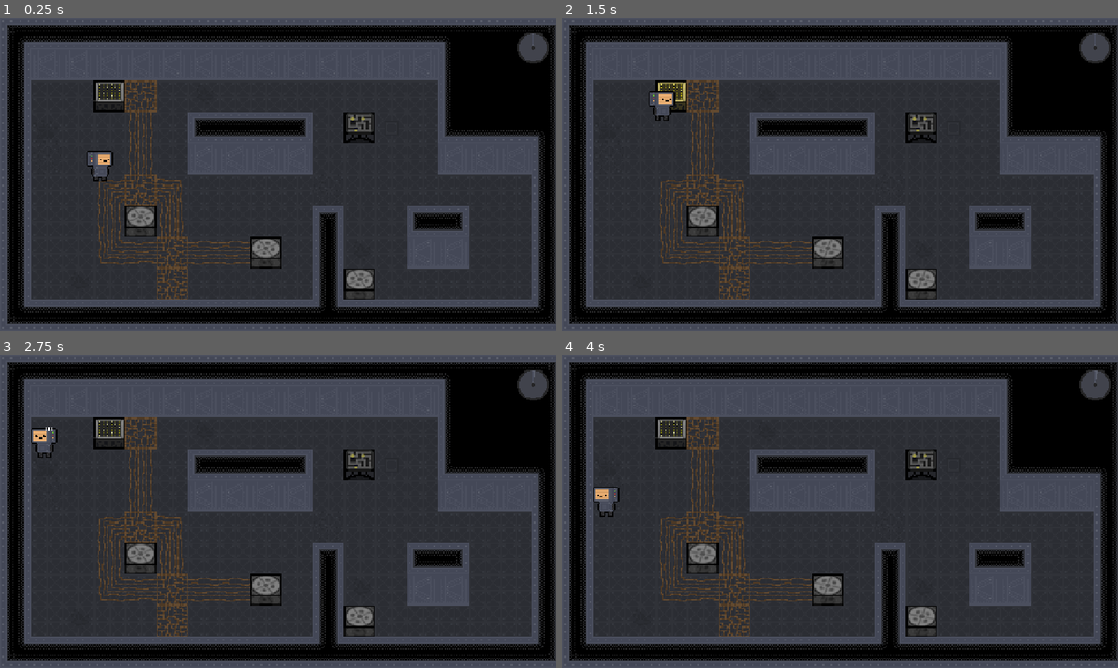
Above: before the commit, frames 1-4 (two rows, left to right).
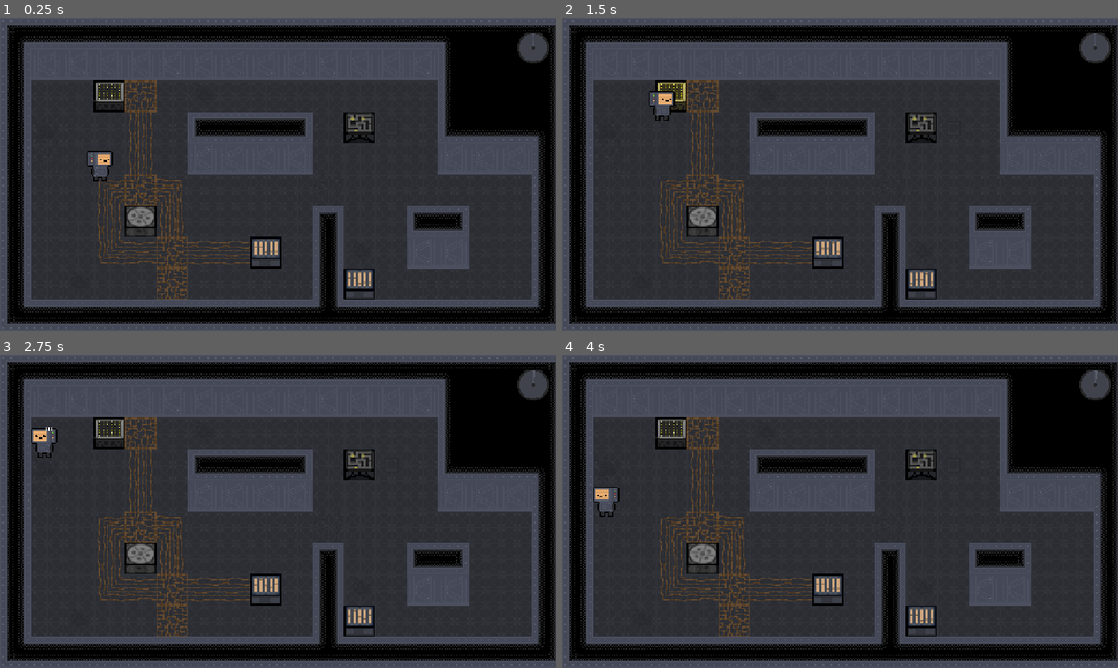
Above: after the commit, the same moments.

Repository: DuneRanger/MSI-GameJam
Game: Godot game, scene res://scenes/game/levels/level_1.tscn
Two runs of this game, one before a commit and one after it. Both use one fixed random seed, a clock stepped at 60 frames per second and the inputs below. This scene is started directly instead of the project's main scene.
Inputs (mouse positions are in pixels of both pictures, inside the frame that each line leads up to):
- Up to frame 1 (0.25 s): no input
- Up to frame 2 (1.5 s): move the mouse to (812, 237) at 0.52 s; hold W (move_up) from 0.53 s (still down); tap E (interact) at 0.6 s; move the mouse to (1006, 221) at 1.27 s; click (1006, 221) at 1.35 s
- Up to frame 3 (2.75 s): move the mouse to (111, 464) at 2.02 s; release W (move_up) at 2.03 s; hold A (move_left) from 2.03 s (still down); hold Shift (sprint) from 2.03 s (still down)
- Up to frame 4 (4 s): move the mouse to (867, 511) at 2.77 s; release Shift (sprint) at 2.78 s; tap R at 2.85 s; move the mouse to (756, 433) at 3.52 s; release A (move_left) at 3.53 s; hold S (move_down) from 3.53 s (still down); tap E (interact) at 3.6 s

The runs differ from the first frame. In frame 1, 0.5% of the frame differs, in the area x 45-68%, y 70-90%; in frame 2, 0.5%; in frame 3, 0.5%; in frame 4, 0.5%.

Commit message:
Add fishing machine spriteframes

Diff:
--- a/scenes/game/machines/machine_instances/fishing_machine.tscn
+++ b/scenes/game/machines/machine_instances/fishing_machine.tscn
@@ -2,7 +2,7 @@
 
 [ext_resource type="PackedScene" uid="uid://lvebmnvqwohx" path="res://scenes/game/machines/machine.tscn" id="1_wn05d"]
 [ext_resource type="PackedScene" uid="uid://c4t41snuefl6o" path="res://scenes/game/machines/minigames/epic_fishing.tscn" id="2_ukxlr"]
-[ext_resource type="SpriteFrames" uid="uid://dd8l58u2ae0i4" path="res://scenes/game/machines/machine_instances/steam_machine_spriteframes.tres" id="3_2qanh"]
+[ext_resource type="SpriteFrames" uid="uid://b7xt6sjso2uge" path="res://scenes/game/machines/machine_instances/fishing_machine_spriteframes.tres" id="3_2qanh"]
 
 [node name="FishingMachine" unique_id=964389702 instance=ExtResource("1_wn05d")]
 linked_minigame_scene = ExtResource("2_ukxlr")
--- /dev/null
+++ b/scenes/game/machines/machine_instances/fishing_machine_spriteframes.tres
@@ -0,0 +1,149 @@
+[gd_resource type="SpriteFrames" format=3 uid="uid://b7xt6sjso2uge"]
+
+[ext_resource type="Texture2D" uid="uid://bf5aeq81cttuu" path="res://assets/game/machines/fishing_machine_broken.png" id="1_3svt3"]
+[ext_resource type="Texture2D" uid="uid://bebpj7q4m1oj1" path="res://assets/game/machines/fishing_machine_overheated.png" id="2_3svt3"]
+[ext_resource type="Texture2D" uid="uid://dygjiv5eseluq" path="res://assets/game/machines/fishing_machine_running.png" id="3_3svt3"]
+
+[sub_resource type="AtlasTexture" id="AtlasTexture_s4dju"]
+atlas = ExtResource("1_3svt3")
+region = Rect2(0, 0, 24, 24)
+
+[sub_resource type="AtlasTexture" id="AtlasTexture_ppguf"]
+atlas = ExtResource("1_3svt3")
+region = Rect2(24, 0, 24, 24)
+
+[sub_resource type="AtlasTexture" id="AtlasTexture_14w8r"]
+atlas = ExtResource("1_3svt3")
+region = Rect2(48, 0, 24, 24)
+
+[sub_resource type="AtlasTexture" id="AtlasTexture_d3ogk"]
+atlas = ExtResource("1_3svt3")
+region = Rect2(72, 0, 24, 24)
+
+[sub_resource type="AtlasTexture" id="AtlasTexture_oq48x"]
+atlas = ExtResource("1_3svt3")
+region = Rect2(96, 0, 24, 24)
+
+[sub_resource type="AtlasTexture" id="AtlasTexture_tv8lh"]
+atlas = ExtResource("1_3svt3")
+region = Rect2(120, 0, 24, 24)
+
+[sub_resource type="AtlasTexture" id="AtlasTexture_w0tf1"]
+atlas = ExtResource("2_3svt3")
+region = Rect2(0, 0, 24, 24)
+
+[sub_resource type="AtlasTexture" id="AtlasTexture_pnpxg"]
+atlas = ExtResource("2_3svt3")
+region = Rect2(24, 0, 24, 24)
+
+[sub_resource type="AtlasTexture" id="AtlasTexture_1y8qf"]
+atlas = ExtResource("2_3svt3")
+region = Rect2(48, 0, 24, 24)
+
+[sub_resource type="AtlasTexture" id="AtlasTexture_n2c5j"]
+atlas = ExtResource("2_3svt3")
+region = Rect2(72, 0, 24, 24)
+
+[sub_resource type="AtlasTexture" id="AtlasTexture_xf83n"]
+atlas = ExtResource("2_3svt3")
+region = Rect2(96, 0, 24, 24)
+
+[sub_resource type="AtlasTexture" id="AtlasTexture_xpl2m"]
+atlas = ExtResource("2_3svt3")
+region = Rect2(120, 0, 24, 24)
+
+[sub_resource type="AtlasTexture" id="AtlasTexture_adr23"]
+atlas = ExtResource("3_3svt3")
+region = Rect2(0, 0, 24, 24)
+
+[sub_resource type="AtlasTexture" id="AtlasTexture_jc14h"]
+atlas = ExtResource("3_3svt3")
+region = Rect2(24, 0, 24, 24)
+
+[sub_resource type="AtlasTexture" id="AtlasTexture_1s3gh"]
+atlas = ExtResource("3_3svt3")
+region = Rect2(48, 0, 24, 24)
+
+[sub_resource type="AtlasTexture" id="AtlasTexture_57uln"]
+atlas = ExtResource("3_3svt3")
+region = Rect2(72, 0, 24, 24)
+
+[sub_resource type="AtlasTexture" id="AtlasTexture_60xw4"]
+atlas = ExtResource("3_3svt3")
+region = Rect2(96, 0, 24, 24)
+
+[sub_resource type="AtlasTexture" id="AtlasTexture_hmr1s"]
+atlas = ExtResource("3_3svt3")
+region = Rect2(120, 0, 24, 24)
+
+[resource]
+animations = [{
+"frames": [{
+"duration": 1.0,
+"texture": SubResource("AtlasTexture_s4dju")
+}, {
+"duration": 1.0,
+"texture": SubResource("AtlasTexture_ppguf")
+}, {
+"duration": 1.0,
+"texture": SubResource("AtlasTexture_14w8r")
+}, {
+"duration": 1.0,
+"texture": SubResource("AtlasTexture_d3ogk")
+}, {
+"duration": 1.0,
+"texture": SubResource("AtlasTexture_oq48x")
+}, {
+"duration": 1.0,
+"texture": SubResource("AtlasTexture_tv8lh")
+}],
+"loop": 1,
+"name": &"broken",
+"speed": 2.0
+}, {
+"frames": [{
+"duration": 1.0,
+"texture": SubResource("AtlasTexture_w0tf1")
+}, {
+"duration": 1.0,
+"texture": SubResource("AtlasTexture_pnpxg")
+}, {
+"duration": 1.0,
+"texture": SubResource("AtlasTexture_1y8qf")
+}, {
+"duration": 1.0,
+"texture": SubResource("AtlasTexture_n2c5j")
+}, {
+"duration": 1.0,
+"texture": SubResource("AtlasTexture_xf83n")
+}, {
+"duration": 1.0,
+"texture": SubResource("AtlasTexture_xpl2m")
+}],
+"loop": 1,
+"name": &"overheated",
+"speed": 10.0
+}, {
+"frames": [{
+"duration": 1.0,
+"texture": SubResource("AtlasTexture_adr23")
+}, {
+"duration": 1.0,
+"texture": SubResource("AtlasTexture_jc14h")
+}, {
+"duration": 1.0,
+"texture": SubResource("AtlasTexture_1s3gh")
+}, {
+"duration": 1.0,
+"texture": SubResource("AtlasTexture_57uln")
+}, {
+"duration": 1.0,
+"texture": SubResource("AtlasTexture_60xw4")
+}, {
+"duration": 1.0,
+"texture": SubResource("AtlasTexture_hmr1s")
+}],
+"loop": 1,
+"name": &"running",
+"speed": 8.0
+}]
Binary file added: assets/game/machines/fishing_machine_broken.png
Not shown, added: assets/game/machines/fishing_machine_broken.png.import
Binary file added: assets/game/machines/fishing_machine_overheated.png
Not shown, added: assets/game/machines/fishing_machine_overheated.png.import
Binary file added: assets/game/machines/fishing_machine_running.png
Not shown, added: assets/game/machines/fishing_machine_running.png.import
